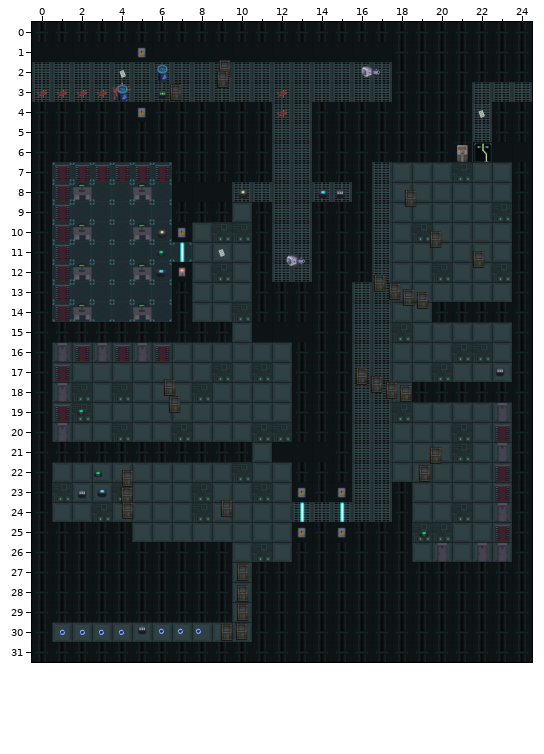
An edit to a level. Tiled map, assets/maps/Level4.tmx. Above: the version before the commit.
Cells are 111x111 px. Shown: x 0..24, y 0..31.
Now the later version:
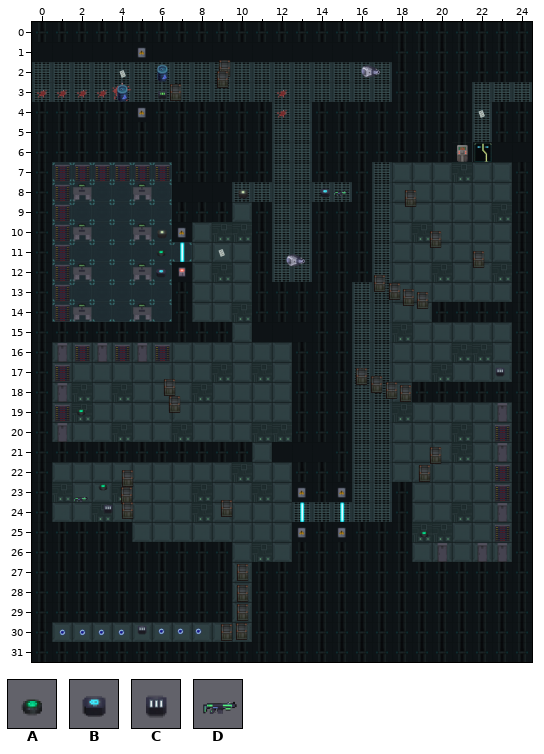
Key: from "Tilemap2": A 18, B 20, C 27, D 38.
Objects are placed by their top-left corner, in cells (3,4 is the top-left corner of cell 3,4); size is 1x1 cell unless given.
Diff:
--- layer "objects #2"
-A "Battery" at 2.8,22
+A "Battery" at 3,22.7
+D "Weapon" at 14.9,8
+D "Weapon" at 1.9,23.3
+C "AmmoBox" at 3.3,23.8
-C "AmmoBox" at 14.9,8.1
-B "ShieldKit" at 3,23
-C "AmmoBox" at 2,23.1
Changed places in both pictures, as pixel boxes (x1, y1, x2, y2):
changed: (334, 190, 348, 199)
changed: (74, 471, 113, 513)
